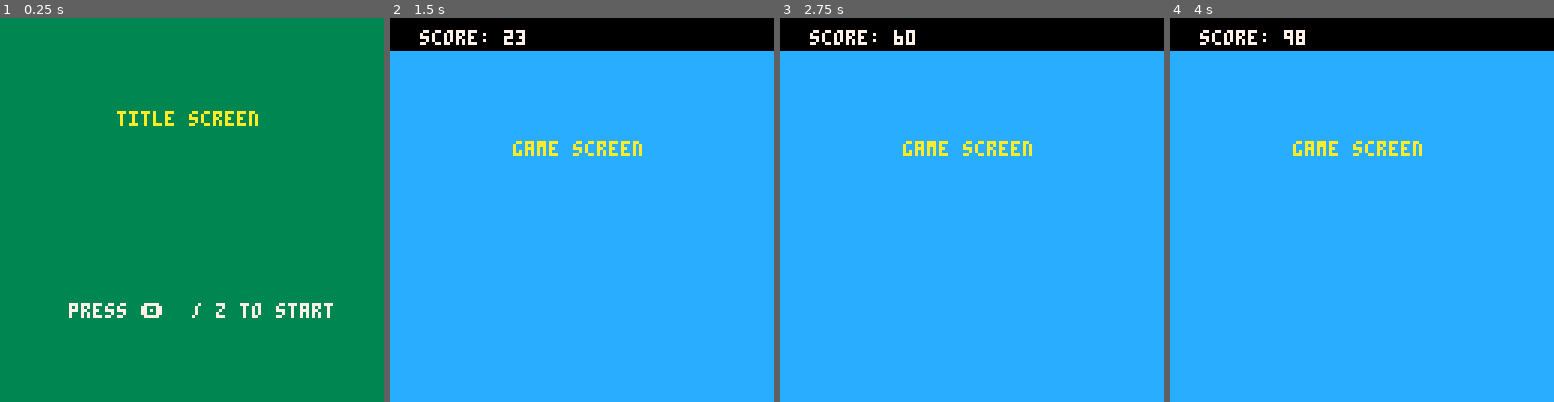
Above: before the commit, frames 1-4 (left to right).
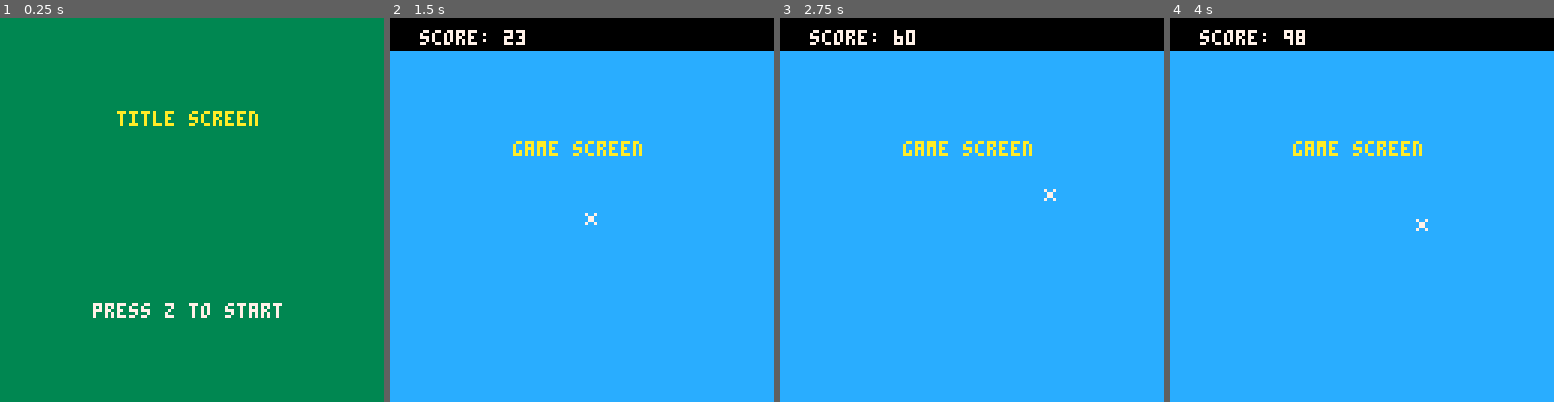
Above: after the commit, the same moments.

Repository: ojdon/pico8-boilerplate
Game: PICO-8 cartridge template.p8
The game is run twice, just before and just after one commit, with the same random seed, the same clock (stepped at 60 frames per second) and the same inputs.
Inputs:
- Up to frame 1 (0.25 s): no input
- Up to frame 2 (1.5 s): tap O (Z key) at 0.7 s
- Up to frame 3 (2.75 s): hold Right 1.6-2.1 s; tap O (Z key) at 1.7, 2.1, 2.5 s; hold Up 2.15-2.42 s; hold Right from 2.47 s (still down)
- Up to frame 4 (4 s): tap O (Z key) at 2.9, 3.3, 3.7 s; release Right at 3.03 s; hold Left 3.08-3.58 s; hold Down 3.63-3.97 s

The runs differ from the first frame. In frame 1, 1.2% of the frame differs, in the area x 17-87%, y 74-79%; in frame 2, less than 0.1%; in frame 3, less than 0.1%; in frame 4, less than 0.1%.

Commit message:
Added simple player controls and screen collision

Diff:
--- a/template.p8
+++ b/template.p8
@@ -56,12 +56,13 @@
 
 function gameupdate()
 	score+=1
+	playercontrol()
 end
 
 -- draw functions
 function titledraw()
 	local titletxt = "title screen"
-	local starttxt = "press 🅾️	/ z to start"
+	local starttxt = "press z to start"
 	rectfill(0,0,screenwidth, screenheight, 3)
 	print(titletxt, hcenter(titletxt), screenheight/4, 10)
 	print(starttxt, hcenter(starttxt), (screenheight/4)+(screenheight/2),7)
@@ -73,6 +74,28 @@
 	rectfill(0,0,screenwidth, 10, 0)
 	print("score: " .. score, 10, 4, 7)
 	print(gametxt, hcenter(gametxt), hcenter(gametxt), 10)
+
+	playerdraw()
+end
+
+-- handle button inputs
+function playercontrol()
+	if (btn(0)) then player.x-=1 end
+	if (btn(1)) then player.x+=1 end
+	if (btn(2)) then player.y-=1 end
+	if (btn(3)) then player.y+=1 end
+
+	-- check if the player is still onscreen
+	if (player.x <= 0) then player.x += 1 end
+	if (player.x >= screenwidth) then player.x -= 1 end
+	if (player.y <= 0) then player.y += 1 end
+	if (player.y >= screenheight) then player.y -= 1 end
+
+end
+
+-- draw player sprite
+function playerdraw()
+	spr(0, player.x, player.y)
 end
 
 -- library functions
